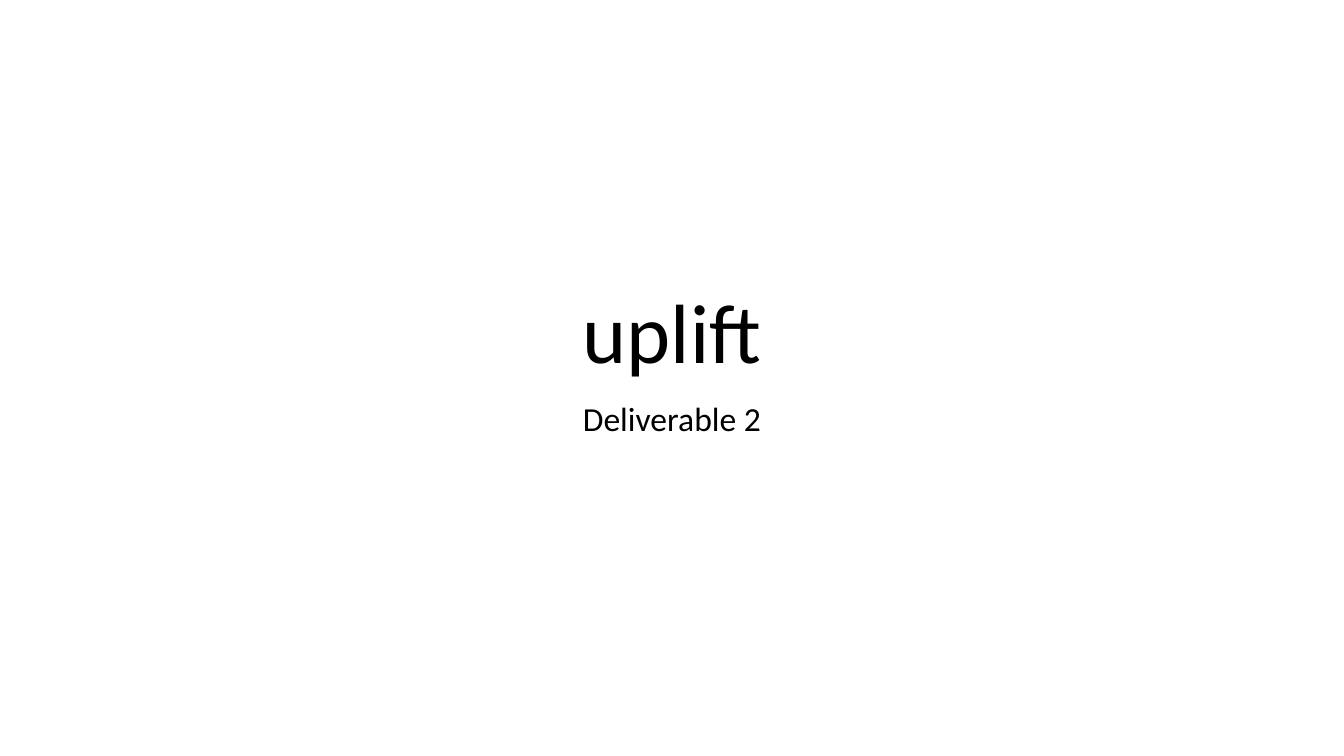
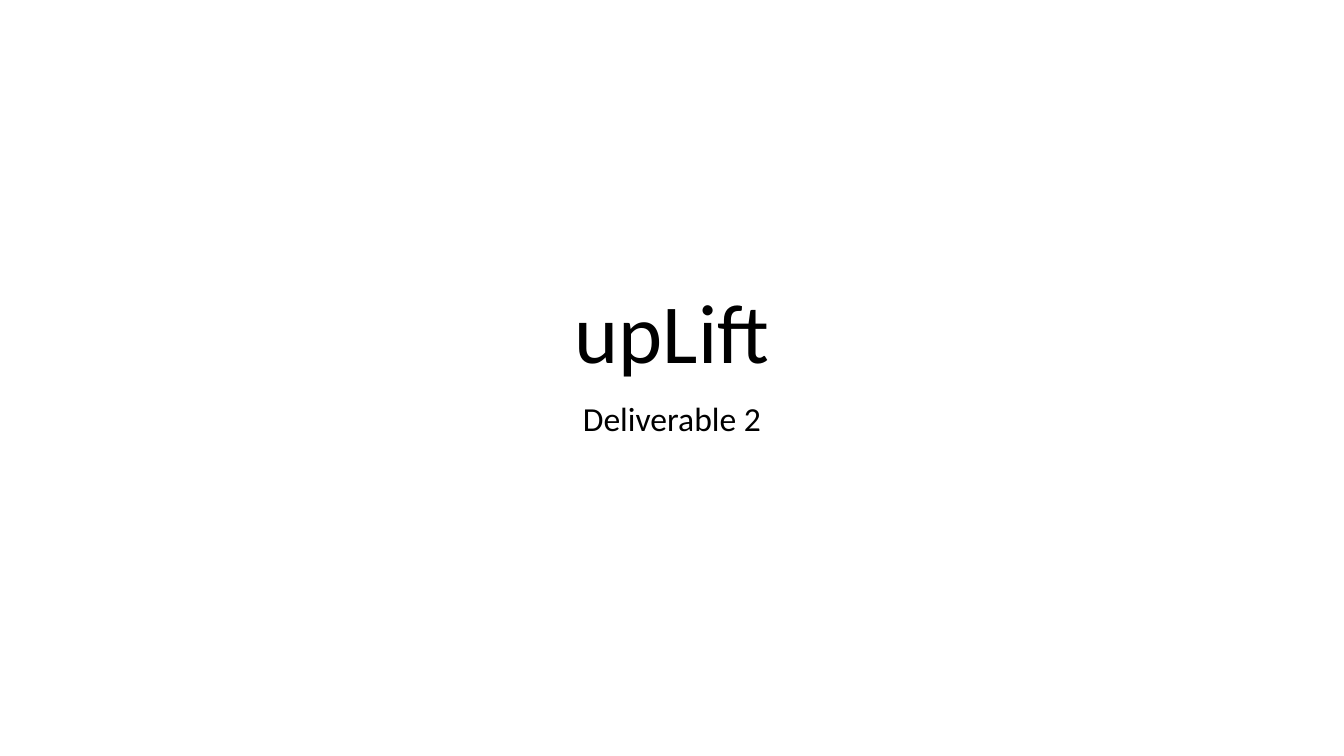
Before and after one commit to Skyward176/UnnamedFitnessApp, a slide deck: slide 1 of Documentation/useCaseDiagrams/usecasePresentation.pptx. Drawn at 1344x756 pixels with LibreOffice and Linux fonts; fonts in the diff are those of the drawing. Boxes give left, top, right and bottom in pixels: in the first picture for what was removed or moved away, otherwise in the second. Text is boxed around its words. In the diff, an @@ line names an element or a change of style, - is before the commit and + after.

```diff
--- a/Documentation/useCaseDiagrams/usecasePresentation.pptx
+++ b/Documentation/useCaseDiagrams/usecasePresentation.pptx
@@ title at bbox=[575, 305, 769, 377]: text changed @@
-uplift
+upLift
```
Also in this commit, not shown: 1 other slide changed, 1 slide added, 4 other files.
